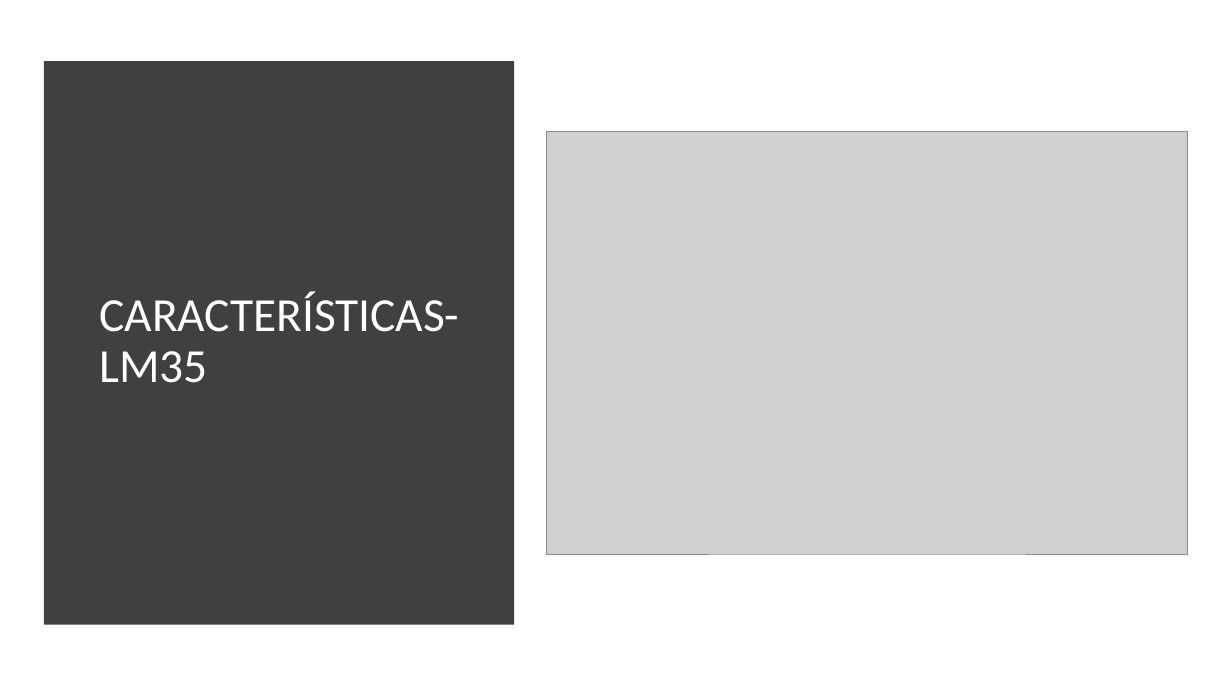
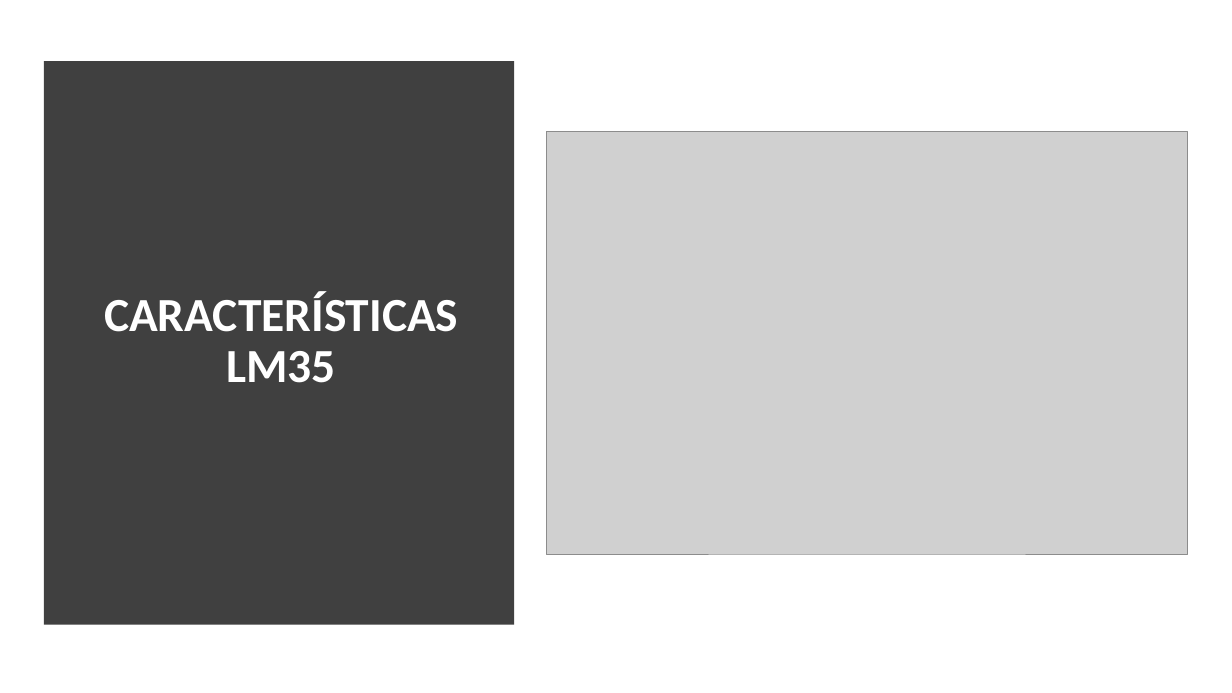
Before and after one commit to Leonardo-Arruda-27/Bolt-Tech, a slide deck: slide 10 of Sprint 3/ArqComp/INSTALACAO_ARDUINO.pptx. Drawn at 1232x693 pixels with LibreOffice and Linux fonts; fonts in the diff are those of the drawing; grey boxes stand for pictures. Boxes give left, top, right and bottom in pixels: in the first picture for what was removed or moved away, otherwise in the second. Text is boxed around its words. In the diff, an @@ line names an element or a change of style, - is before the commit and + after.

```diff
--- a/Sprint 3/ArqComp/INSTALACAO_ARDUINO.pptx
+++ b/Sprint 3/ArqComp/INSTALACAO_ARDUINO.pptx
@@ title at <box>104,291,458,383</box>: text changed; bold on @@
-CARACTERÍSTICAS-LM35
+CARACTERÍSTICAS
+LM35
```
Also in this commit, not shown: 4 other slides changed, 1 other file.
